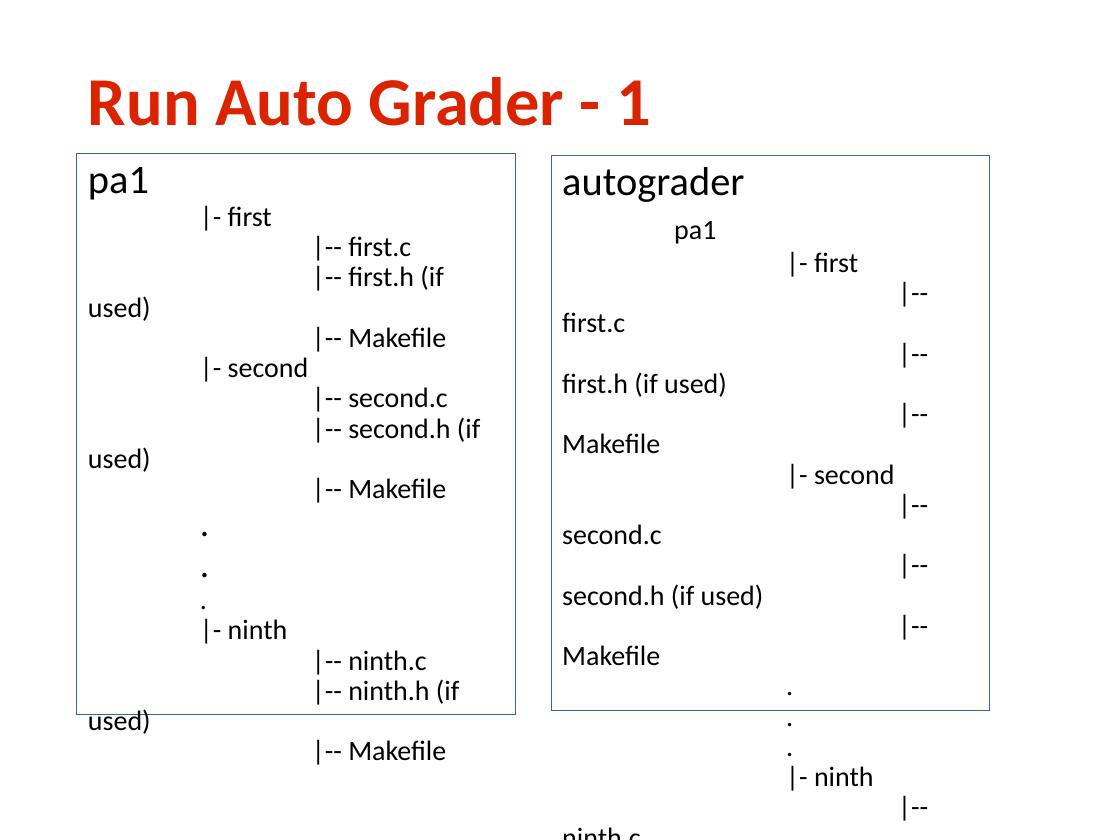
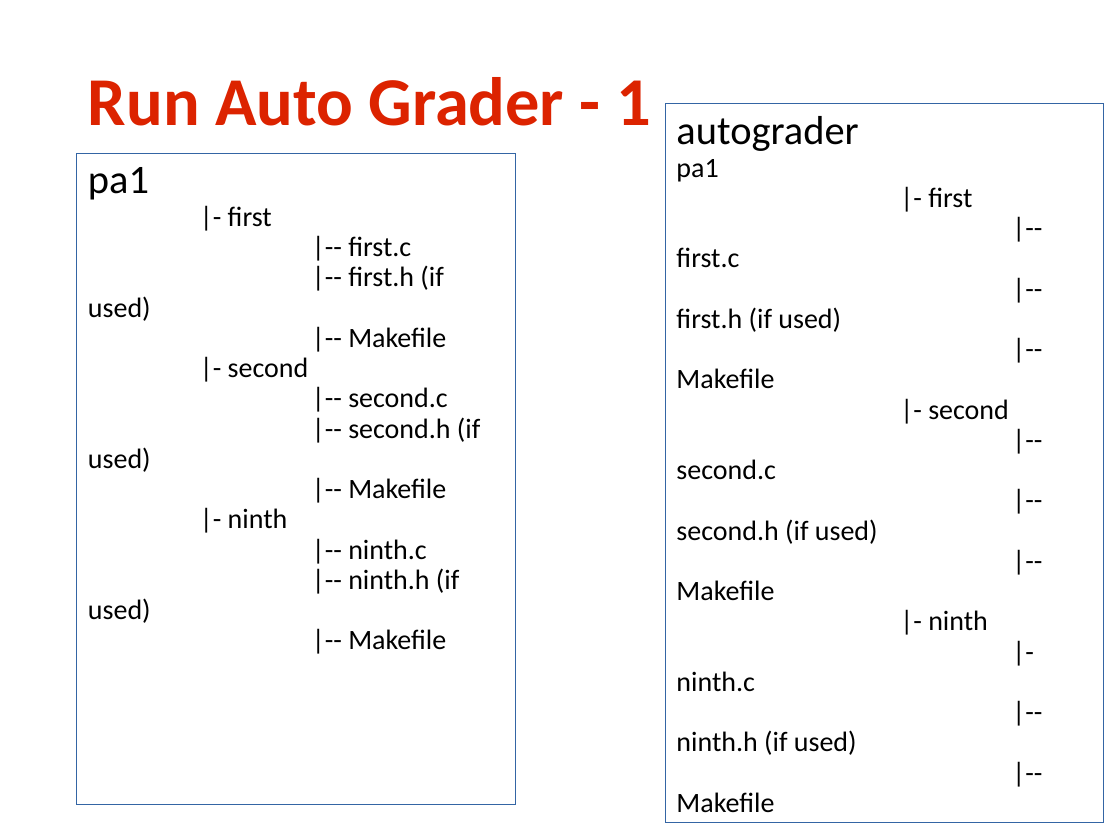
Before and after one commit to USMC1941/CS211-Rutgers, a slide deck: slide 6 of Recitations/Abu Shoeb/2- Abu Shoeb.pptx. Drawn at 1120x840 pixels with LibreOffice and Linux fonts; fonts in the diff are those of the drawing. Boxes give left, top, right and bottom in pixels: in the first picture for what was removed or moved away, otherwise in the second. Text is boxed around its words. In the diff, an @@ line names an element or a change of style, - is before the commit and + after.

```diff
--- a/Recitations/Abu Shoeb/2- Abu Shoeb.pptx
+++ b/Recitations/Abu Shoeb/2- Abu Shoeb.pptx
@@ text in rectangle at (x1=665, y1=104, x2=1103, y2=823): paragraphs removed @@
-.
-.
-.
@@ rectangle "autograder" resized from (x1=551, y1=156, x2=989, y2=711) to (x1=665, y1=104, x2=1103, y2=823) @@
@@ text in rectangle at (x1=77, y1=153, x2=515, y2=805): paragraphs removed @@
-.
-.
-.
@@ rectangle "pa1" resized from (x1=77, y1=153, x2=515, y2=716) to (x1=77, y1=153, x2=515, y2=805) @@
@@ text in rectangle at (x1=676, y1=671, x2=754, y2=692): text changed @@
-|-- ninth.c
+|-ninth.c
```
Also in this commit, not shown: 4 other slides changed, 9 other files.
